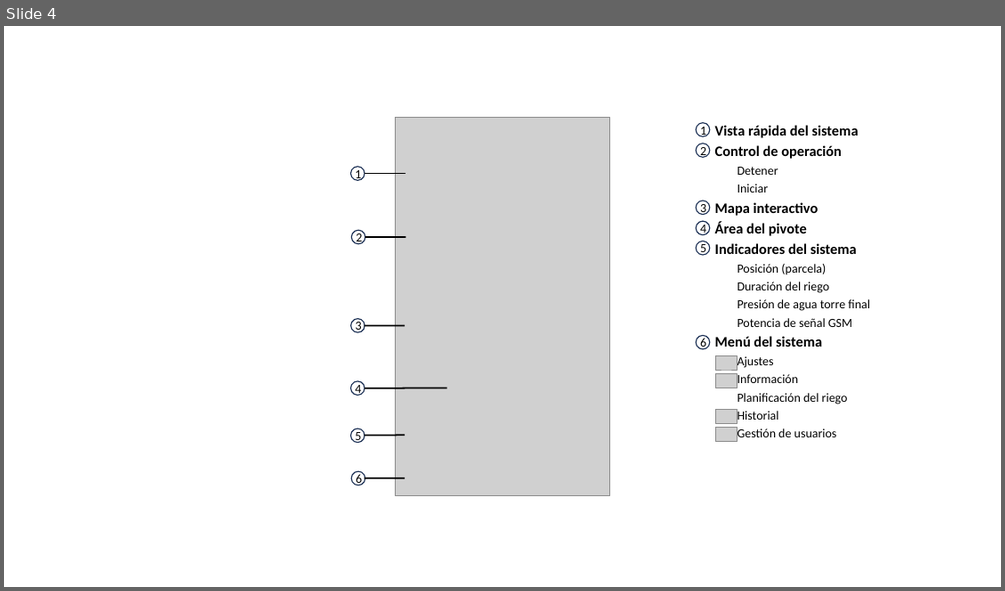
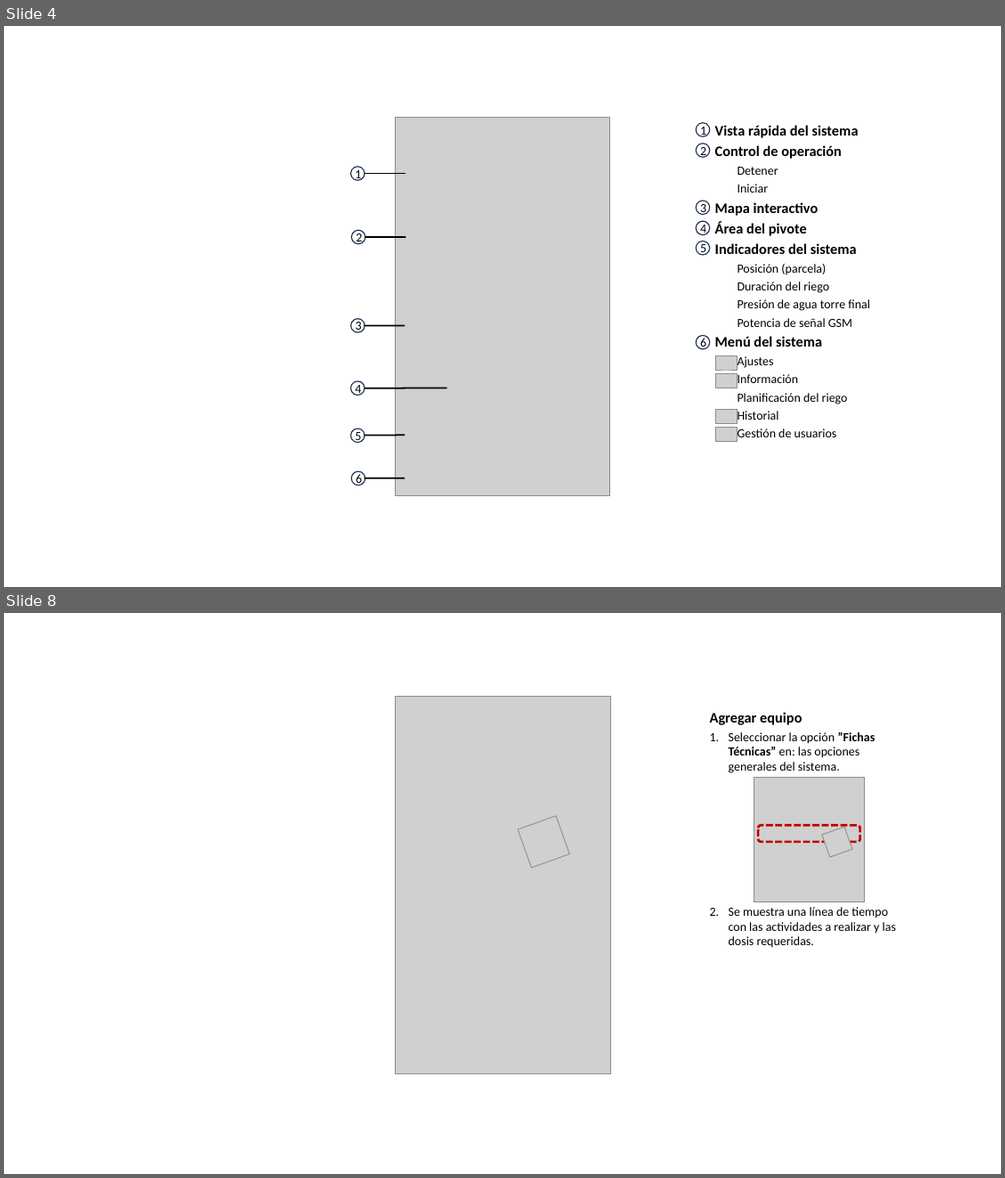
Before and after one commit to dta-labs/dta-agricola, a slide deck: Documentación/Protocolos/Ayuda.pptx. Shown one above the other, each under a label of ours: slide 4 before the commit, slides 4 and 8 after it; the slides between them are not shown. The pictures are 1005x591 and 1005x1178 pixels, drawn with LibreOffice and Linux fonts; fonts in the diff are those of the drawing; grey boxes stand for pictures; background and template pictures are left out. Boxes give left, top, right and bottom in pixels: in the first picture for what was removed or moved away, otherwise in the second. Text is boxed around its words. In the diff, an @@ line names an element or a change of style, - is before the commit and + after.

```diff
--- a/Documentación/Protocolos/Ayuda.pptx
+++ b/Documentación/Protocolos/Ayuda.pptx
@@ slide 8 added at <box>4,613,1001,1174</box>, background #FFFFFF @@
@@ picture added at <box>395,697,610,1074</box> @@
@@ text added at <box>710,712,896,948</box>, 12 pt, text #000000 @@
+Agregar equipo
+1. Seleccionar la opción ”Fichas Técnicas” en: las opciones generales del sistema.
+2. Se muestra una línea de tiempo con las actividades a realizar y las dosis requeridas.
@@ picture added at <box>754,778,865,902</box> @@
@@ picture added at <box>518,816,570,868</box> @@
@@ rounded rectangle added at <box>759,826,860,842</box>, outline #C00000 2.25 pt dashed @@
@@ picture added at <box>822,827,852,857</box> @@
```
Also in this commit, not shown: 4 other slides added, 5 slides removed, 24 other files.
